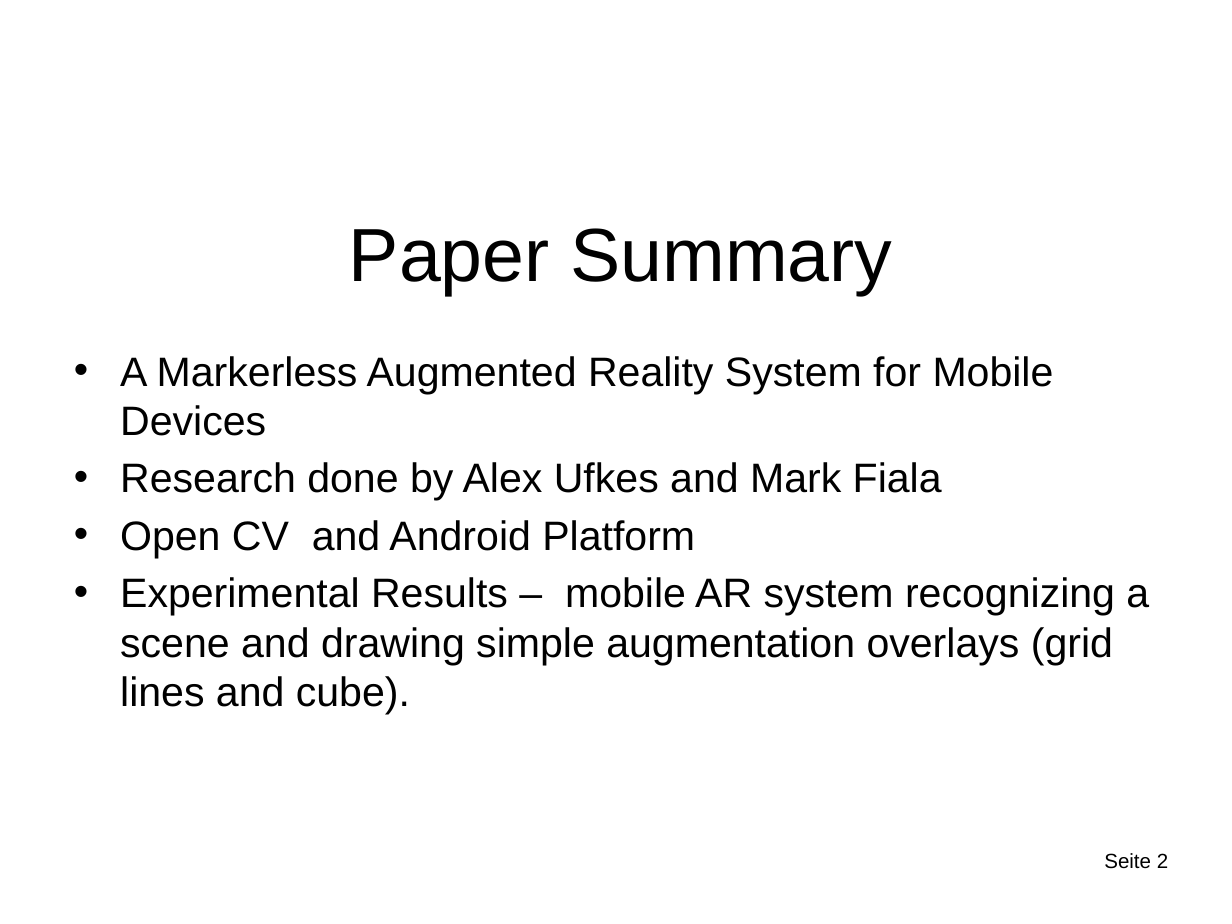
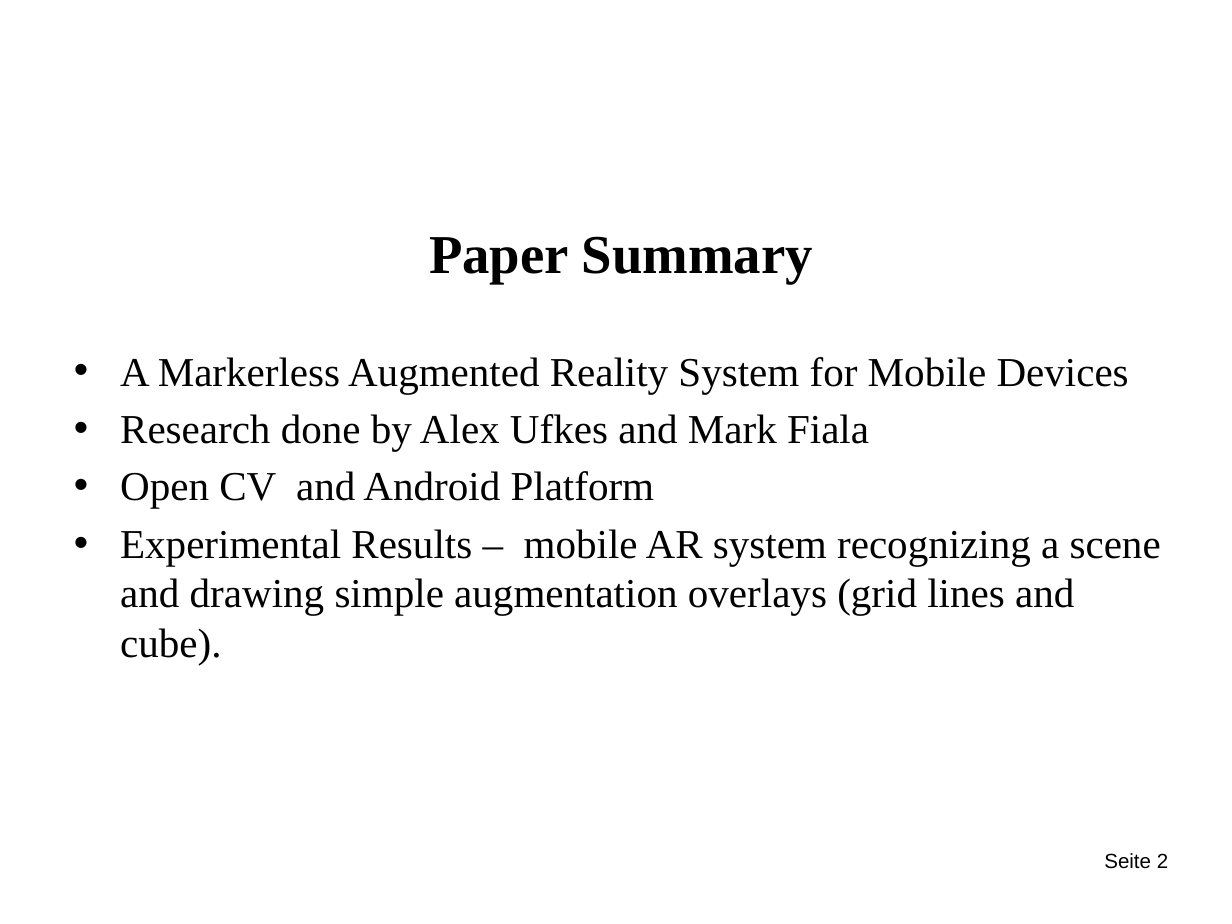
Before and after one commit to MythriManjunath/MarkerlessAR, a slide deck: slide 3 of docs/MarkerlessAR_FinalDemo.pptx. Drawn at 1232x924 pixels with LibreOffice and Linux fonts; fonts in the diff are those of the drawing; background and template pictures are left out. Boxes give left, top, right and bottom in pixels: in the first picture for what was removed or moved away, otherwise in the second. Text is boxed around its words. In the diff, an @@ line names an element or a change of style, - is before the commit and + after.

Commit message:
Markerless AR presentation

```diff
--- a/docs/MarkerlessAR_FinalDemo.pptx
+++ b/docs/MarkerlessAR_FinalDemo.pptx
@@ title "Paper Summary" at (429, 236, 813, 284): size 44 to 32 pt, font Arial to Times New Roman, bold on @@
@@ text "A Markerless Augmented Reality System ..." at (120, 357, 1161, 664): font Arial to Times New Roman @@
```
Also in this commit, not shown: 7 other slides changed, 1 slide added.
